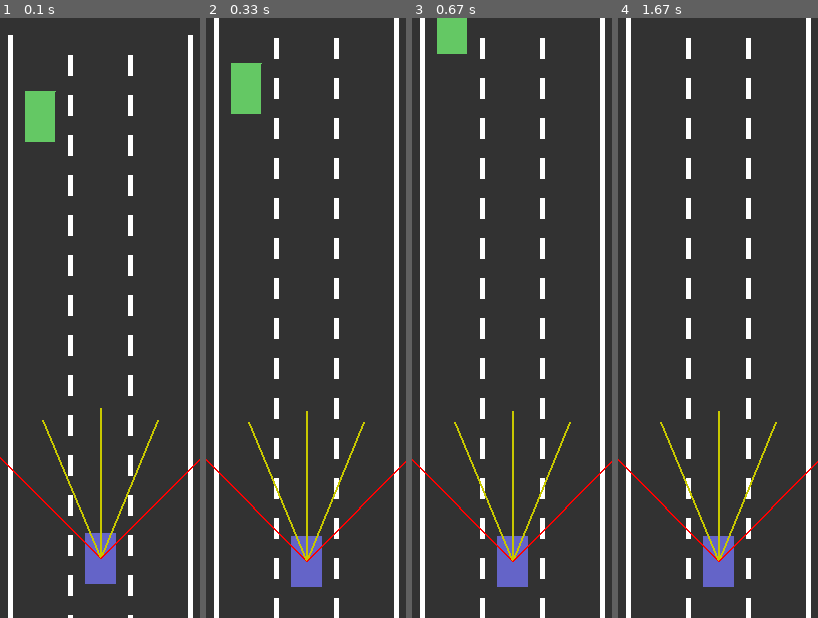
Above: before the commit, frames 1-4 (left to right).
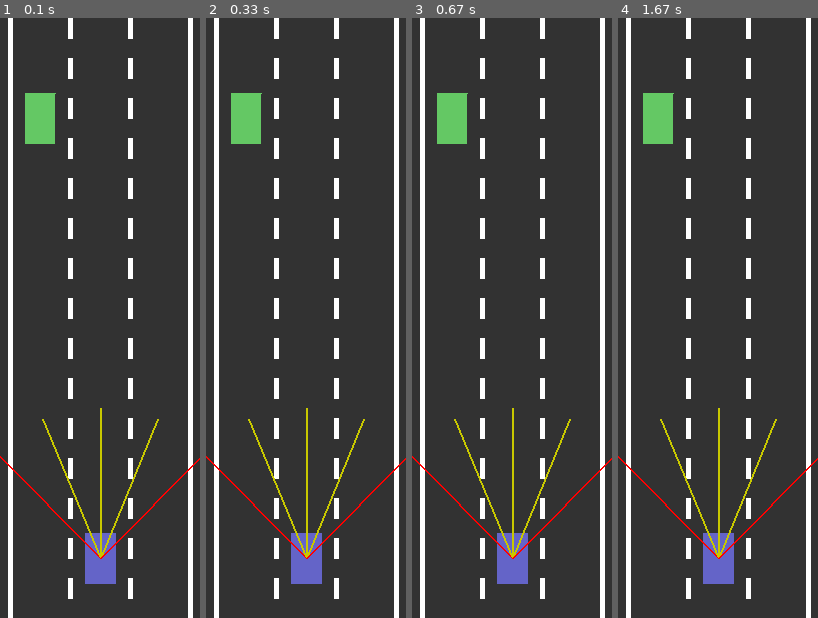
Above: after the commit, the same moments.

Repository: kc-raahi/self-driving-car-sim
Game: pygame game, started from car.py
Two runs of this game, one before a commit and one after it. Both use one fixed random seed, a clock stepped at 60 frames per second and the inputs below.
Inputs:
- Up to frame 1 (0.1 s): no input
- Up to frame 2 (0.33 s): no input
- Up to frame 3 (0.67 s): no input
- Up to frame 4 (1.67 s): no input

The runs differ from the first frame. In frame 1, 1.4% of the frame differs, in the area x 0-100%, y 0-100%; in frame 2, 7.5%; in frame 3, 8.2%; in frame 4, 7.3%.

Commit message:
20230720 - controls using NN

Diff:
--- a/car.py
+++ b/car.py
@@ -376,14 +376,10 @@
                         driver.straighten_wheel()
 
             else:
-                if driver.dirs[0]:
-                    driver.forward()
-                if driver.dirs[1]:
-                    driver.turn_left()
-                if driver.dirs[2]:
-                    driver.turn_right()
-                if driver.dirs[3]:
-                    driver.backward()
+                driver.up = driver.dirs[0]
+                driver.left = driver.dirs[1]
+                driver.right = driver.dirs[2]
+                driver.down = driver.dirs[3]
 
         pygame.display.update()
 
